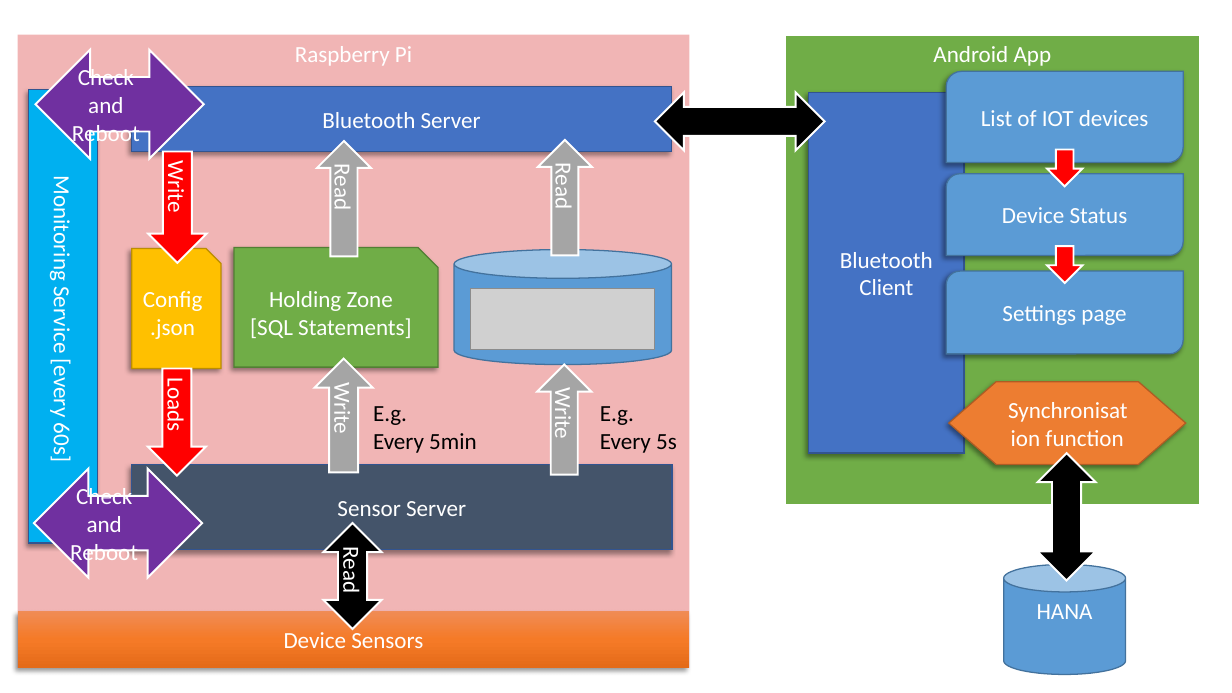
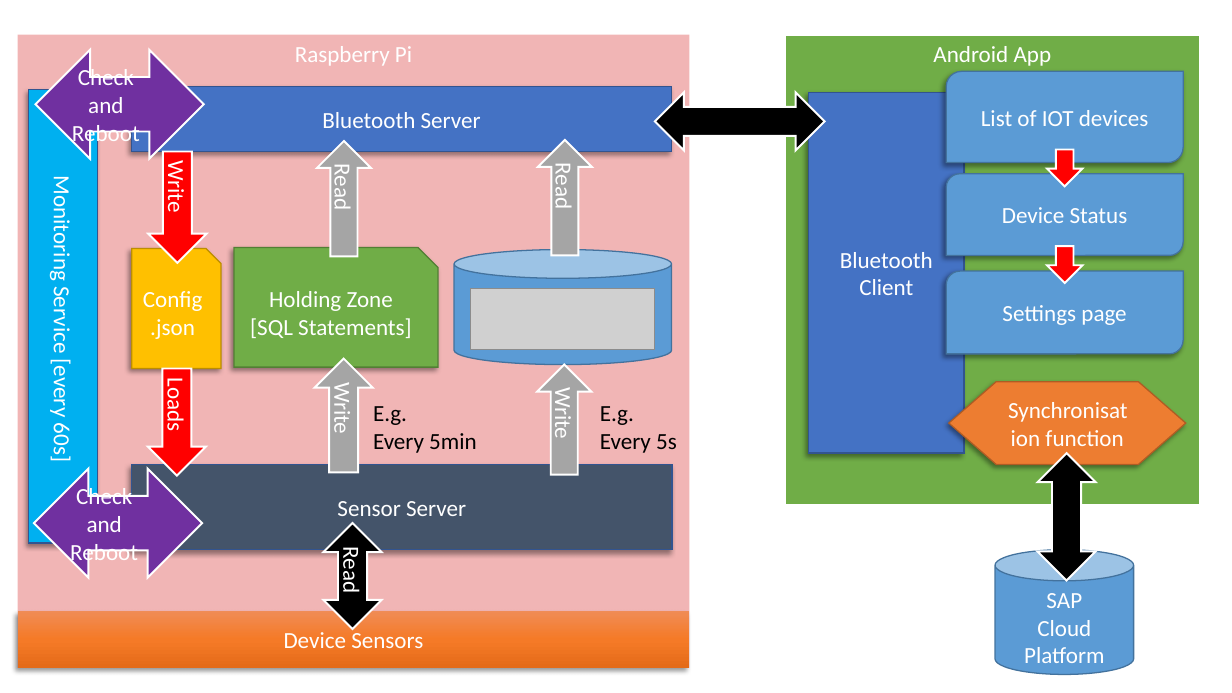
Before and after one commit to c0j0s/NYP-SAP-SmartBackpack, a slide deck: slide 1 of Documents/software architecture.pptx. Drawn at 1232x693 pixels with LibreOffice and Linux fonts; fonts in the diff are those of the drawing; grey boxes stand for pictures. Boxes give left, top, right and bottom in pixels: in the first picture for what was removed or moved away, otherwise in the second. Text is boxed around its words. In the diff, an @@ line names an element or a change of style, - is before the commit and + after.

```diff
--- a/Documents/software architecture.pptx
+++ b/Documents/software architecture.pptx
@@ cylinder "SAP": place and size @@
-cylinder "SAP" at (1004, 565, 1126, 675)
+cylinder "SAP" at (995, 550, 1134, 675)
@@ text in cylinder at (1024, 593, 1104, 663): text changed @@
-HANA
+SAP
+Cloud
+Platform
```
Also in this commit, not shown: 1 slide added, 1 other file.
